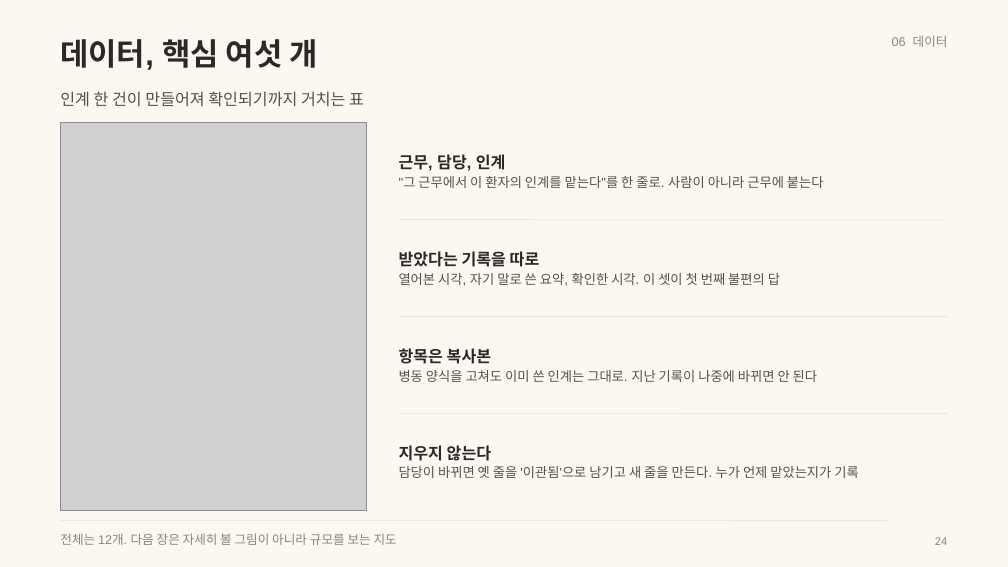
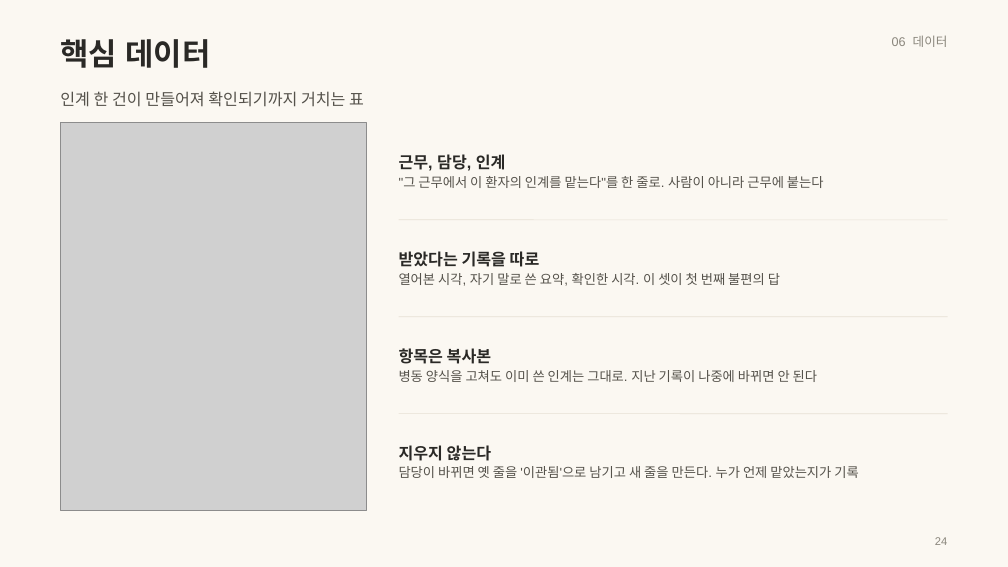
Before and after one commit to wodnjs2020136144/skala-webservice-mini, a slide deck: slide 24 of deliverables/10반_황재원_너와나의인계고리-개요.pptx. Drawn at 1008x567 pixels with LibreOffice and Linux fonts; fonts in the diff are those of the drawing; grey boxes stand for pictures. Boxes give left, top, right and bottom in pixels: in the first picture for what was removed or moved away, otherwise in the second. Text is boxed around its words. In the diff, an @@ line names an element or a change of style, - is before the commit and + after.

```diff
--- a/deliverables/10반_황재원_너와나의인계고리-개요.pptx
+++ b/deliverables/10반_황재원_너와나의인계고리-개요.pptx
@@ text at bbox=[60, 39, 211, 68]: text changed @@
-데이터, 핵심 여섯 개
+핵심 데이터
@@ line removed from (60, 521) to (887, 521) @@
@@ text removed at bbox=[60, 533, 397, 545] @@
-전체는 12개. 다음 장은 자세히 볼 그림이 아니라 규모를 보는 지도
```
Also in this commit, not shown: 17 other slides changed.
